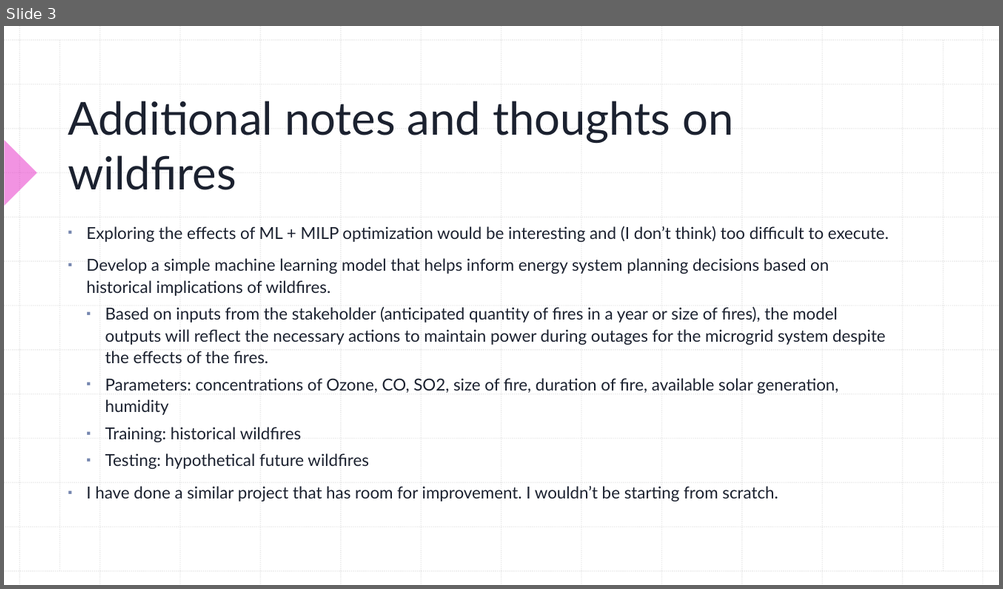
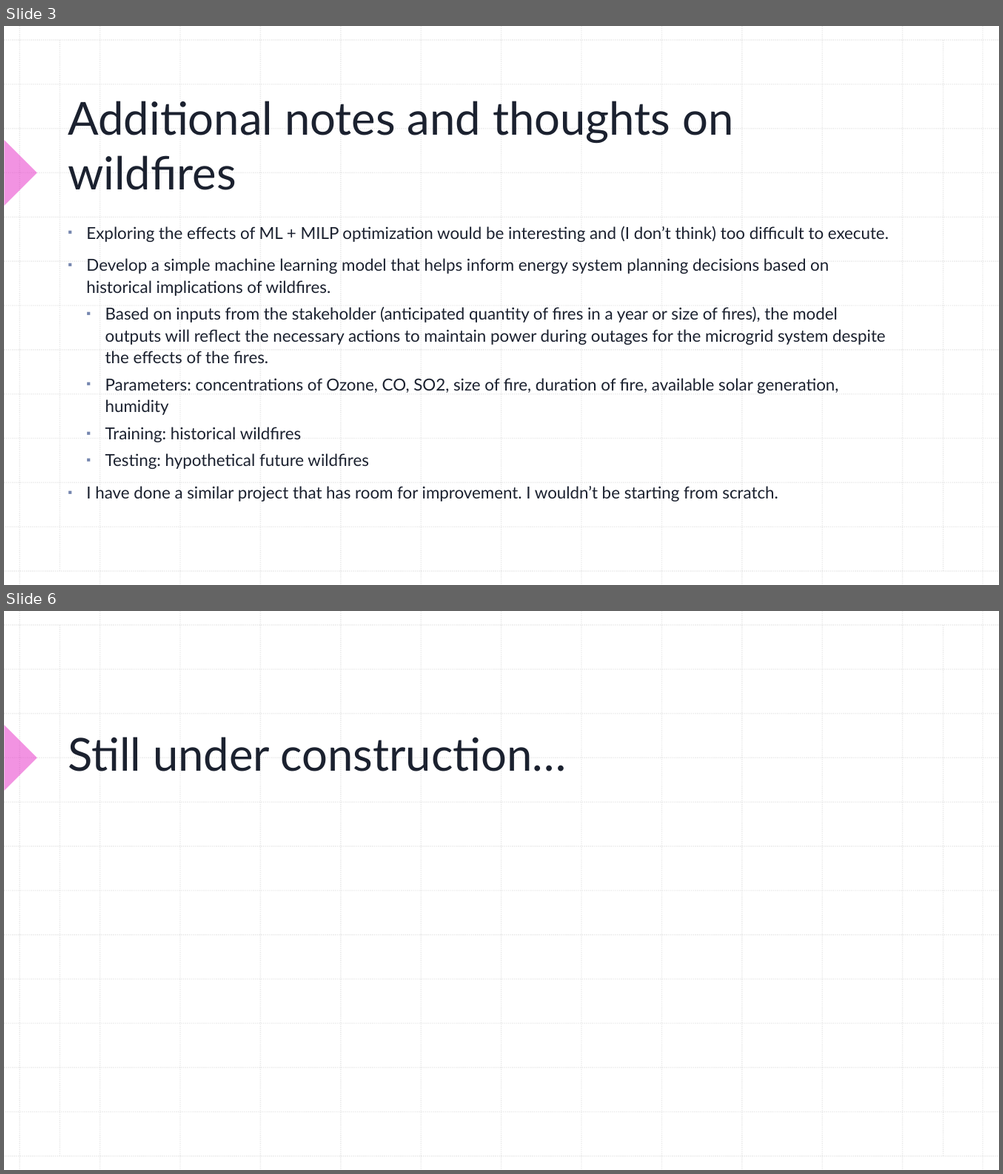
Before and after one commit to madelinemacmillan/PhD, a slide deck: NaturalDisasters.pptx. Shown one above the other, each under a label of ours: slide 3 before the commit, slides 3 and 6 after it; the slides between them are not shown. The pictures are 1003x589 and 1003x1174 pixels, drawn with LibreOffice and Linux fonts; fonts in the diff are those of the drawing. Boxes give left, top, right and bottom in pixels: in the first picture for what was removed or moved away, otherwise in the second. Text is boxed around its words. In the diff, an @@ line names an element or a change of style, - is before the commit and + after.

```diff
--- a/NaturalDisasters.pptx
+++ b/NaturalDisasters.pptx
@@ slide 6 added at (4,611,999,1170), background #FFFFFF; not listed: 29 template elements that a slide beside it also shows @@
@@ title added at (68,737,566,772), 44 pt, text #1B212F @@
+Still under construction…
```
Also in this commit, not shown: 2 slides changed, 3 other slides added, 8 other files.
